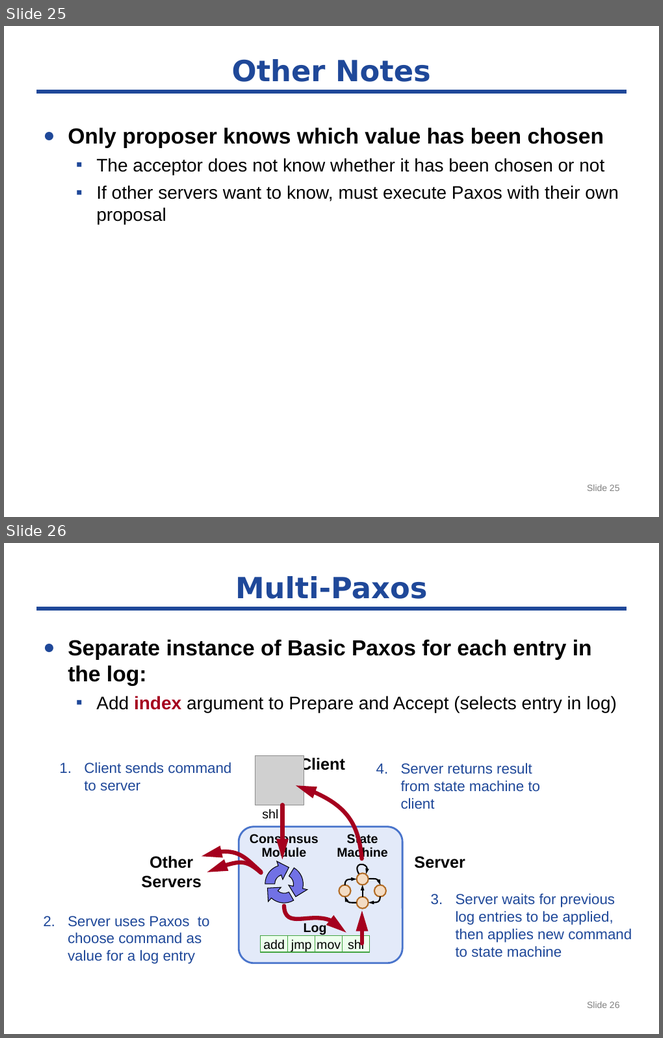
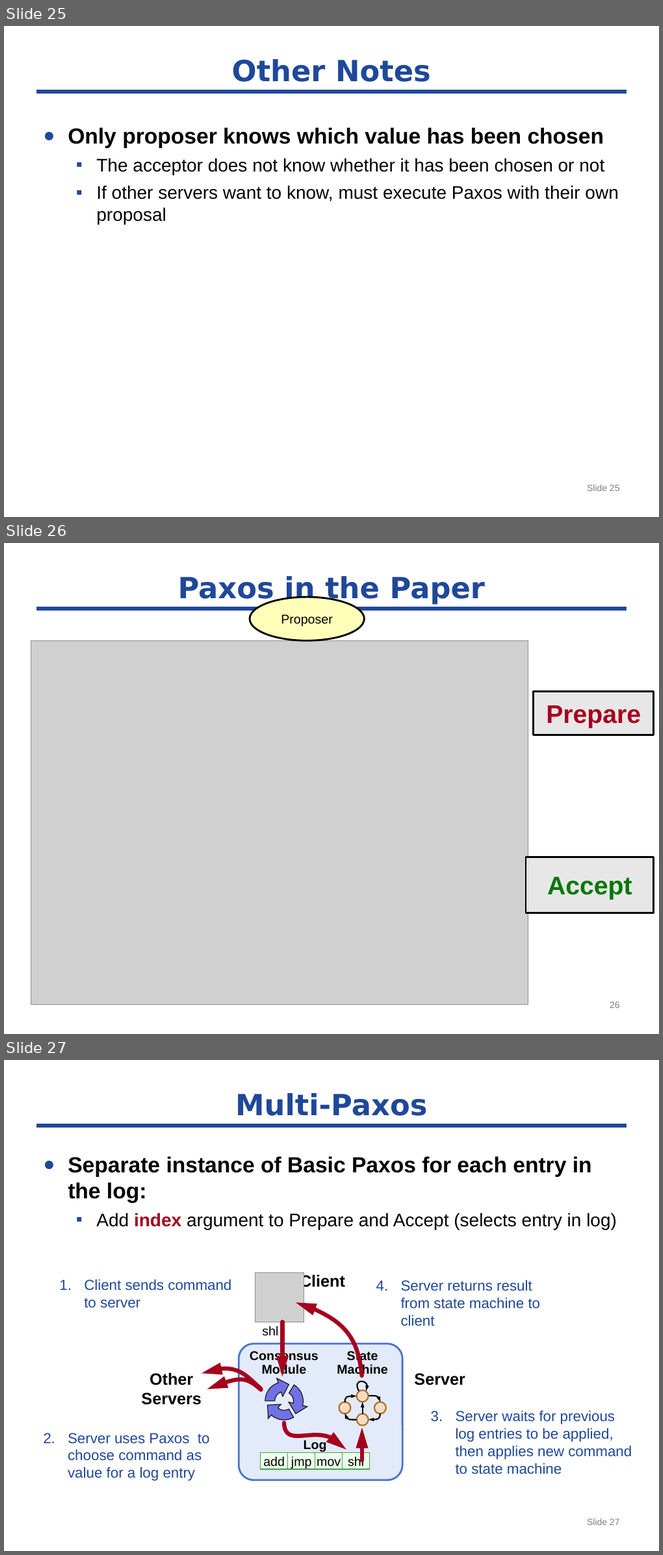
Before and after one commit to byshen/cse291_dependable_system, a slide deck: paxos/paxos-291.pptx. Shown one above the other, each under a label of ours: slides 25 and 26 before the commit, slides 25, 26 and 27 after it. The pictures are 663x1038 and 663x1555 pixels, drawn with LibreOffice and Linux fonts; fonts in the diff are those of the drawing; grey boxes stand for pictures. Boxes give left, top, right and bottom in pixels: in the first picture for what was removed or moved away, otherwise in the second. Text is boxed around its words. In the diff, an @@ line names an element or a change of style, - is before the commit and + after.

Commit message:
paxos

```diff
--- a/paxos/paxos-291.pptx
+++ b/paxos/paxos-291.pptx
@@ slide 26 added at (4, 543, 659, 1034), background #FFFFFF; not listed: 1 template element that a slide beside it also shows @@
@@ title added at (178, 575, 485, 605), 32 pt, text #1F4899, bold @@
+Paxos in the Paper
@@ ellipse added at (250, 597, 364, 641), fill #FFFFB9, outline #000000 2 pt, 14 pt, text #000000 @@
+Proposer
@@ picture added at (31, 641, 528, 1005) @@
@@ rectangle added at (533, 692, 653, 735), fill #E5E5E5 at 89% opacity, outline #000000 2 pt, 28 pt, text #A5001E, bold @@
+Prepare
@@ rectangle added at (526, 858, 654, 913), fill #E5E5E5 at 89% opacity, outline #000000 2 pt, 28 pt, text #007800, bold @@
+Accept
@@ page number added at (610, 1002, 620, 1008), 10 pt, text #7F7F7F @@
+26
@@ what was slide 26 is now slide 27 @@
@@ page number at (587, 1519, 620, 1525): text changed @@
-Slide 26
+Slide 27
```
Also in this commit, not shown: 8 slides changed, 4 other slides added.
